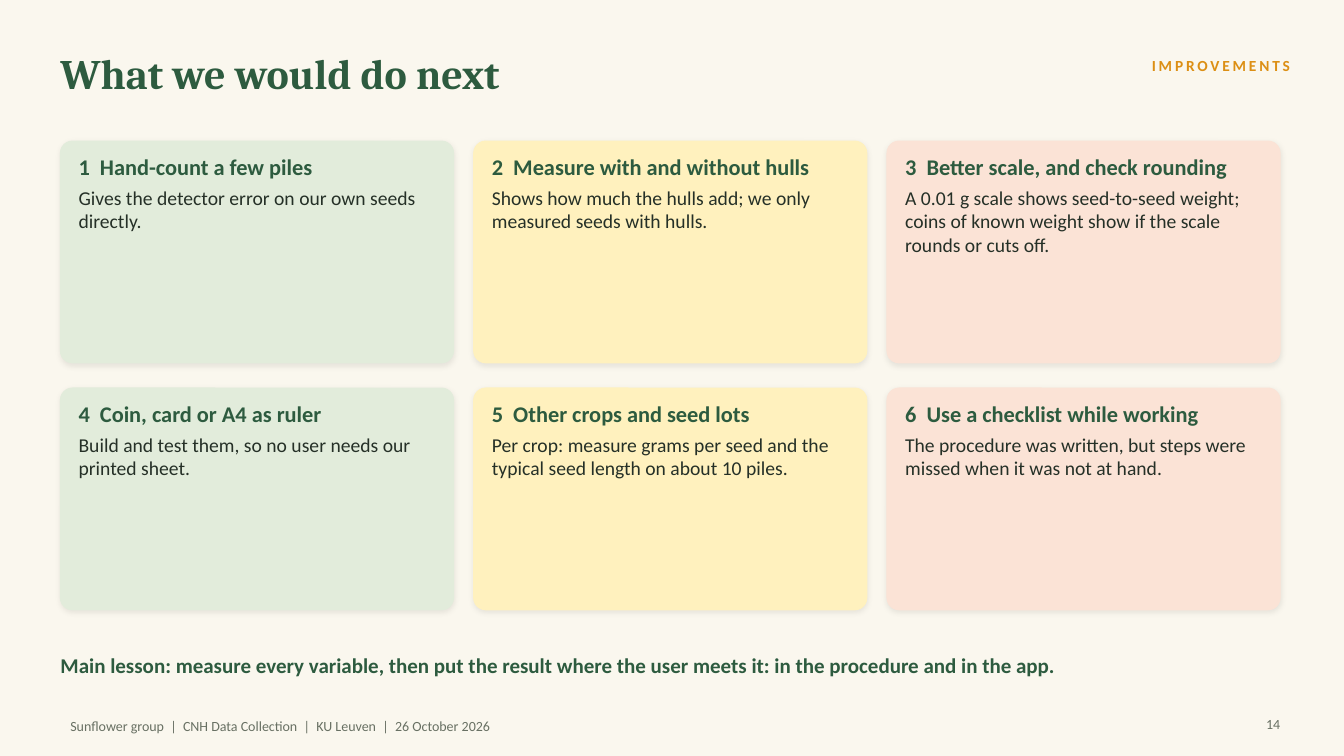
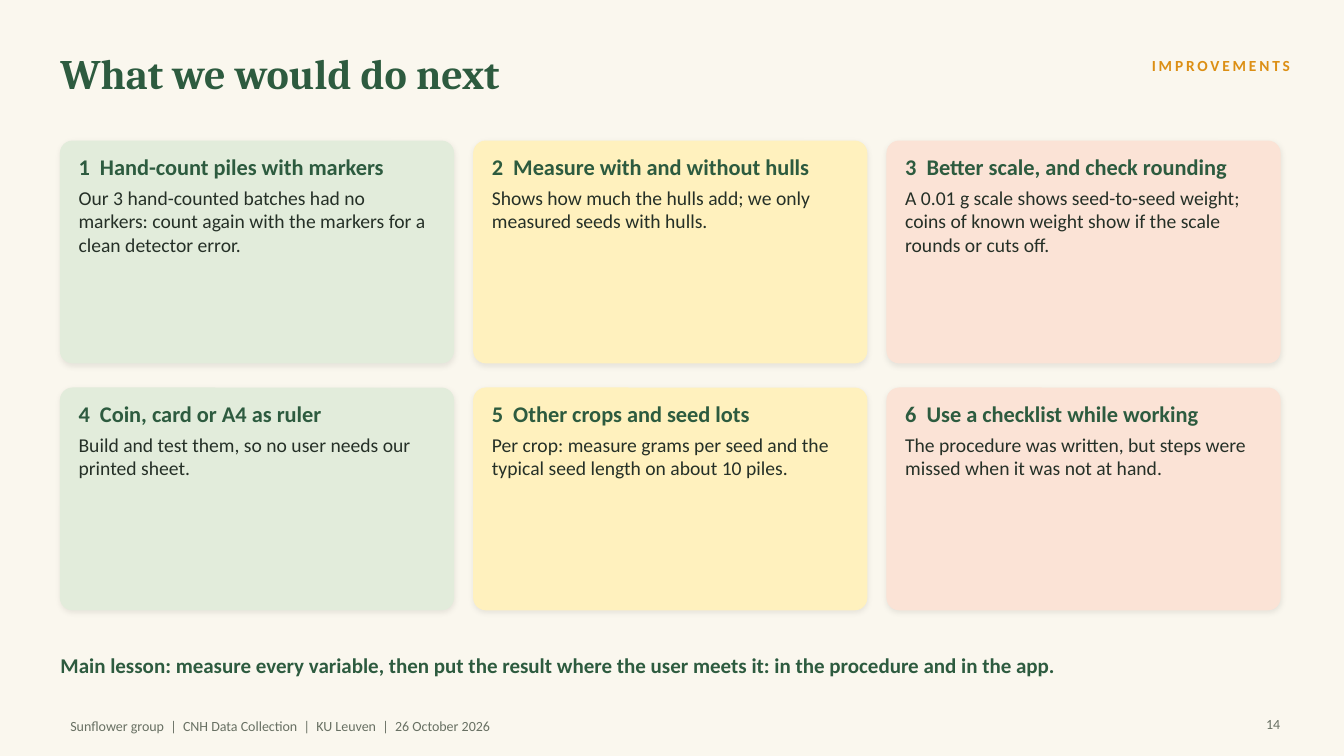
Before and after one commit to HadiNasooti/cnh-sunflower-weight, a slide deck: slide 14 of ppt_slide_topics/Sunflower_Weight_Estimation_v3.pptx. Drawn at 1344x756 pixels with LibreOffice and Linux fonts; fonts in the diff are those of the drawing. Boxes give left, top, right and bottom in pixels: in the first picture for what was removed or moved away, otherwise in the second. Text is boxed around its words. In the diff, an @@ line names an element or a change of style, - is before the commit and + after.

```diff
--- a/ppt_slide_topics/Sunflower_Weight_Estimation_v3.pptx
+++ b/ppt_slide_topics/Sunflower_Weight_Estimation_v3.pptx
@@ text at <box>79,159,425,252</box>: text changed @@
-1 Hand-count a few piles
-Gives the detector error on our own seeds directly.
+1 Hand-count piles with markers
+Our 3 hand-counted batches had no markers: count again with the markers for a clean detector error.
```
Also in this commit, not shown: 9 other slides changed, 1 slide added, 1 other file.
